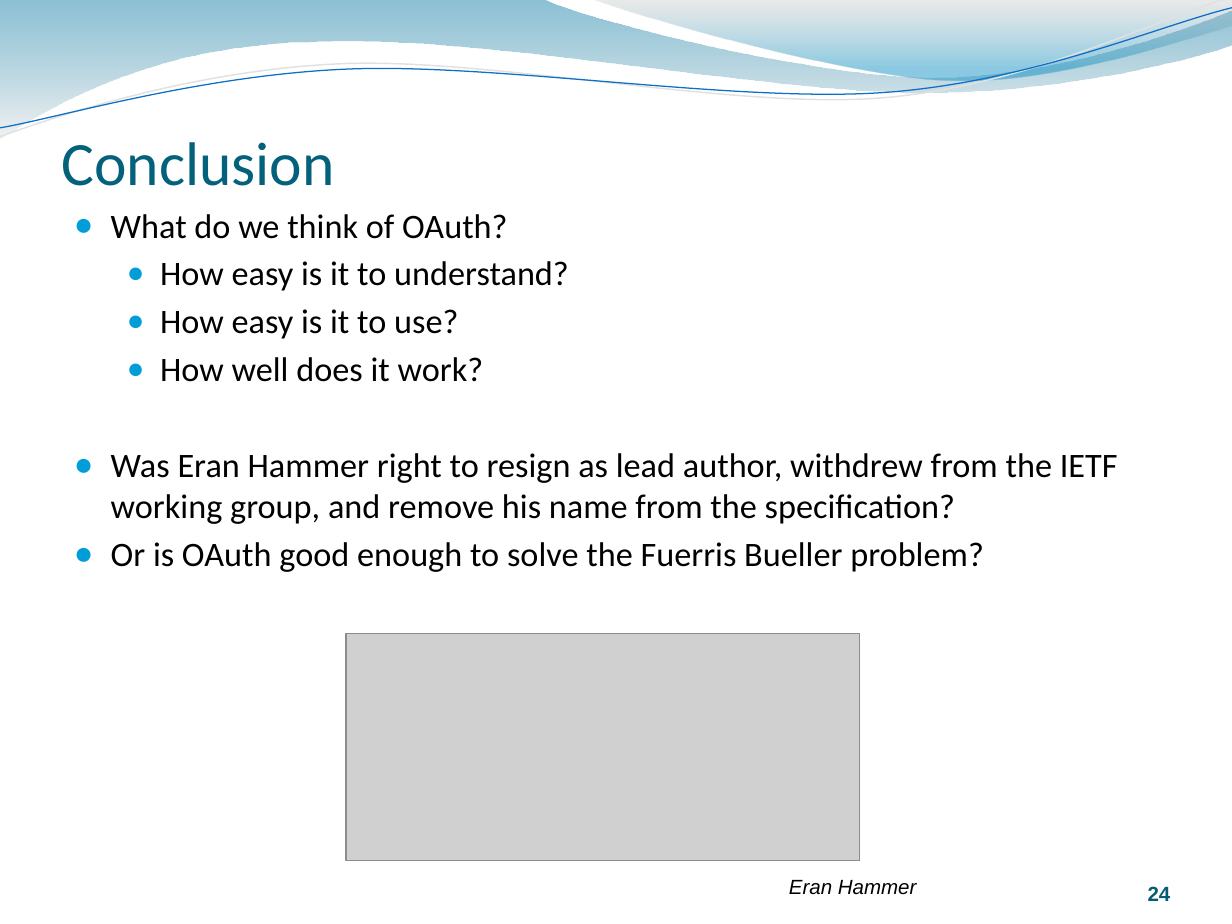
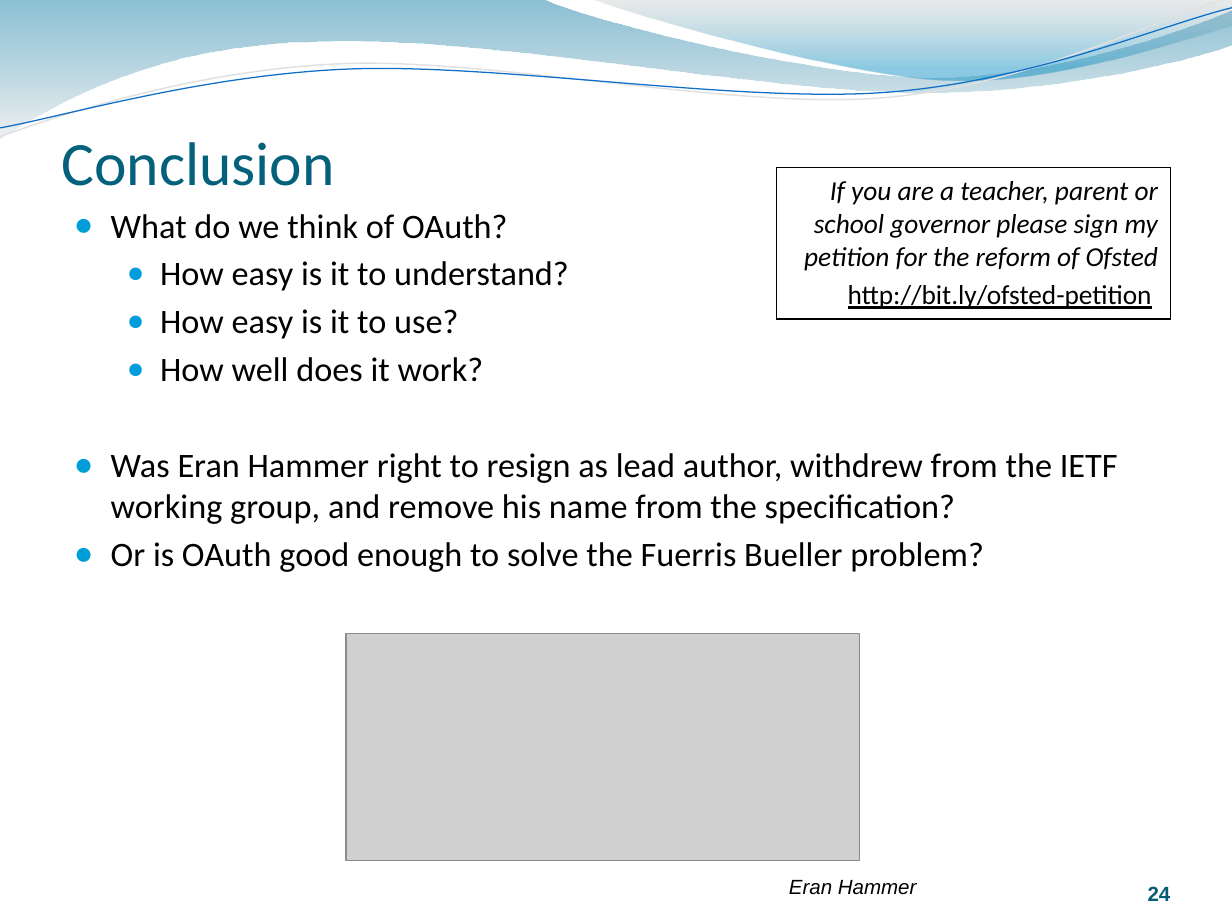
Before and after one commit to rozanski/bcs_spa14, a slide deck: slide 24 of session-materials/Oauth-Session.pptx. Drawn at 1232x924 pixels with LibreOffice and Linux fonts; fonts in the diff are those of the drawing; grey boxes stand for pictures. Boxes give left, top, right and bottom in pixels: in the first picture for what was removed or moved away, otherwise in the second. Text is boxed around its words. In the diff, an @@ line names an element or a change of style, - is before the commit and + after.

Commit message:
final updates to slides

```diff
--- a/session-materials/Oauth-Session.pptx
+++ b/session-materials/Oauth-Session.pptx
@@ rectangle added at (777, 168, 1170, 319), outline #000000 0.75 pt, 16 pt, text #000000, italic @@
+If you are a teacher, parent or school governor please sign my petition for the reform of Ofsted
+http://bit.ly/ofsted-petition
```
